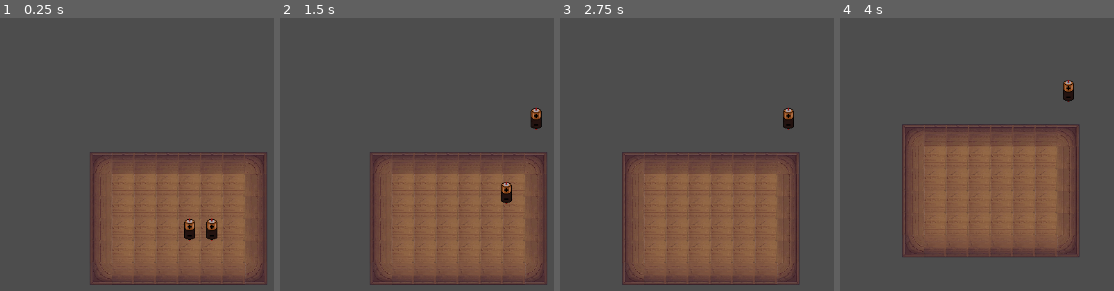
Above: before the commit, frames 1-4 (left to right).
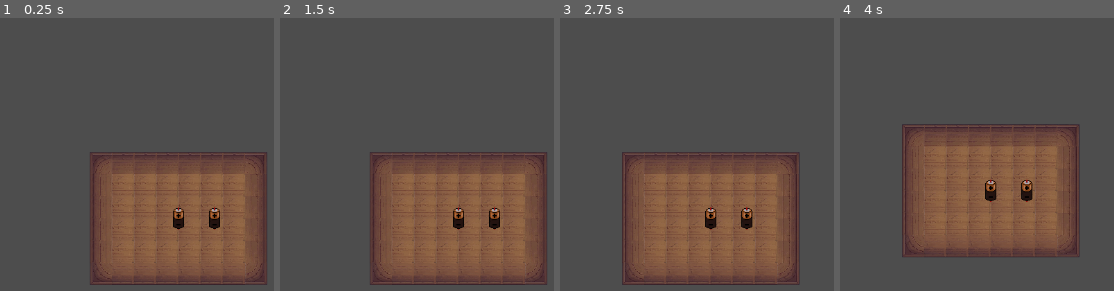
Above: after the commit, the same moments.

Repository: DootMario/proiectITFest
Game: Godot game, scene res://scenes/game.tscn
The game is run twice, just before and just after one commit, with the same random seed, the same clock (stepped at 60 frames per second) and the same inputs.
Inputs (mouse positions are in pixels of both pictures, inside the frame that each line leads up to):
- Up to frame 1 (0.25 s): no input
- Up to frame 2 (1.5 s): tap Enter at 0.5 s; drag from (469, 230) to (537, 119) at 0.52 s; drag from (490, 230) to (534, 119) at 1.27 s
- Up to frame 3 (2.75 s): tap Space at 2 s; move the mouse to (817, 119) at 2.02 s; tap D (camera_right) at 2.1 s; click (817, 119) at 2.17 s
- Up to frame 4 (4 s): tap Enter at 2.75 s; drag from (outside the picture) to (1067, 119) at 2.77 s; tap Space at 3.5 s; move the mouse to (outside the picture) at 3.52 s; tap S (camera_down) at 3.6 s; click (outside the picture) at 3.67 s

The runs differ from the first frame. In frame 1, 1.0% of the frame differs, in the area x 63-81%, y 69-82%; in frame 2, 1.1%, in the area x 63-96%, y 32-78%; in frame 3, 0.9%; in frame 4, 0.9%.

Commit message:
implementig robuts grid sistem
i love collaborative git

Diff:
--- a/proiect-it-fest/scripts/gridManager.gd
+++ b/proiect-it-fest/scripts/gridManager.gd
@@ -1,17 +1,61 @@
 extends Node
 
 var grid_layer : TileMapLayer
+var track: Dictionary={}
 
 # Called when the node enters the scene tree for the first time.
 func _ready() -> void:
 	grid_layer =  get_tree().get_first_node_in_group("grid")
 
 
-func snap(pos: Vector2):
+func get_cell(pos: Vector2)->Vector2i:
 	if grid_layer:
 		var cell = grid_layer.local_to_map(pos)
+		return cell
+	return Vector2i()
+
+
+func get_coords(cell: Vector2i)-> Vector2:
+	if grid_layer:
 		return grid_layer.map_to_local(cell)
-	return pos
+	return Vector2()
+
+
+func snap(obj: Node):
+	return get_coords(get_cell(obj.global_position))
+
+func register(obj: Node):
+	var cell = get_cell(obj.global_position)
+	track[cell]=obj
+	obj.set_meta("current_cell", cell)
+
+
+func unregister(obj: Node):
+	var cell = get_cell(obj.global_position)
+	if cell != null and track.get(cell)==obj:
+		track.erase(obj)
+	obj.remove_meta("current_cell")
+
+
+func move(obj: Node, new_pos: Vector2)->bool:
+	var old = obj.get_meta("current_cell")
+	if old==null:
+		register(obj)
+		old = obj.get_meta("current_cell")
+
+	var new = get_cell(new_pos)
+	if track.has(new) and track[new]!=obj:
+		return false
+
+	track.erase(old)
+	track[new]=obj
+	obj.set_meta("current_call", new)
+
+	obj.global_position=get_coords(new)
+	return true
+
+
+
 
 # Called every frame. 'delta' is the elapsed time since the previous frame.
 func _process(delta: float) -> void:
--- a/proiect-it-fest/scripts/sursa.gd
+++ b/proiect-it-fest/scripts/sursa.gd
@@ -16,7 +16,11 @@
 	anod = $Anodm
 	catod = $Catodp
 	# snaping sistem
-	global_position = GridManager.snap(global_position)
+	GridManager.register(self)
+
+
+func _exit_tree() -> void:
+	GridManager.unregister(self)
 
 
 func init(volts: float)->void:
@@ -97,14 +101,14 @@
 				end_wire(mouse_pos)
 			dragging = false
 			#snapping sistem
-			global_position = GridManager.snap(global_position)
+			global_position = GridManager.snap(self)
 			update_cons()
 
 
 func _input(event: InputEvent) -> void:
 	if dragging and event is InputEventMouseMotion:
 		var target = get_global_mouse_position()+drag_offset
-		global_position = target
+		GridManager.move(self, target)
 		update_cons()
 	if wiring and event is InputEventMouseMotion:
 		continue_wire(get_global_mouse_position())
